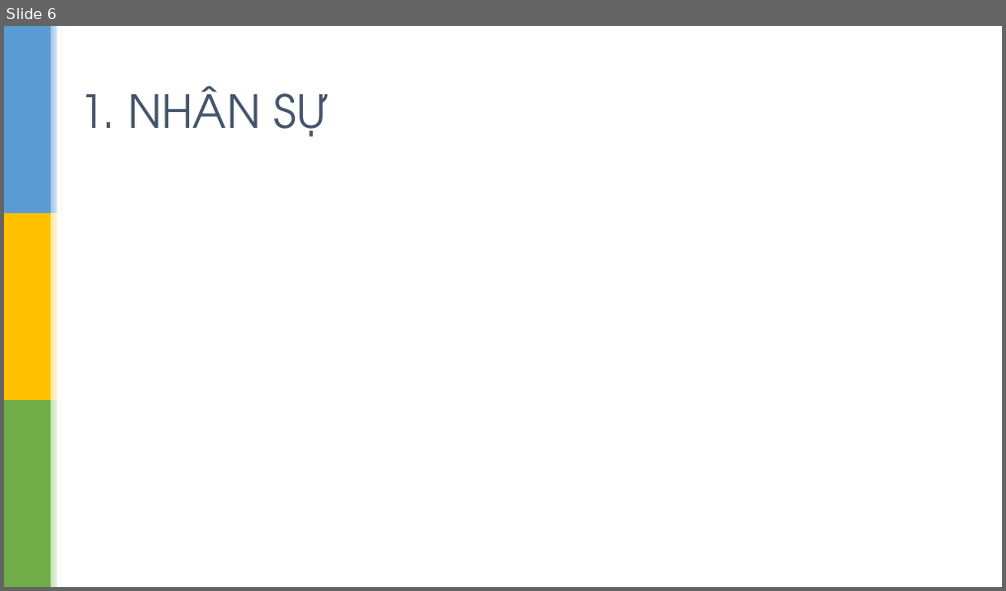
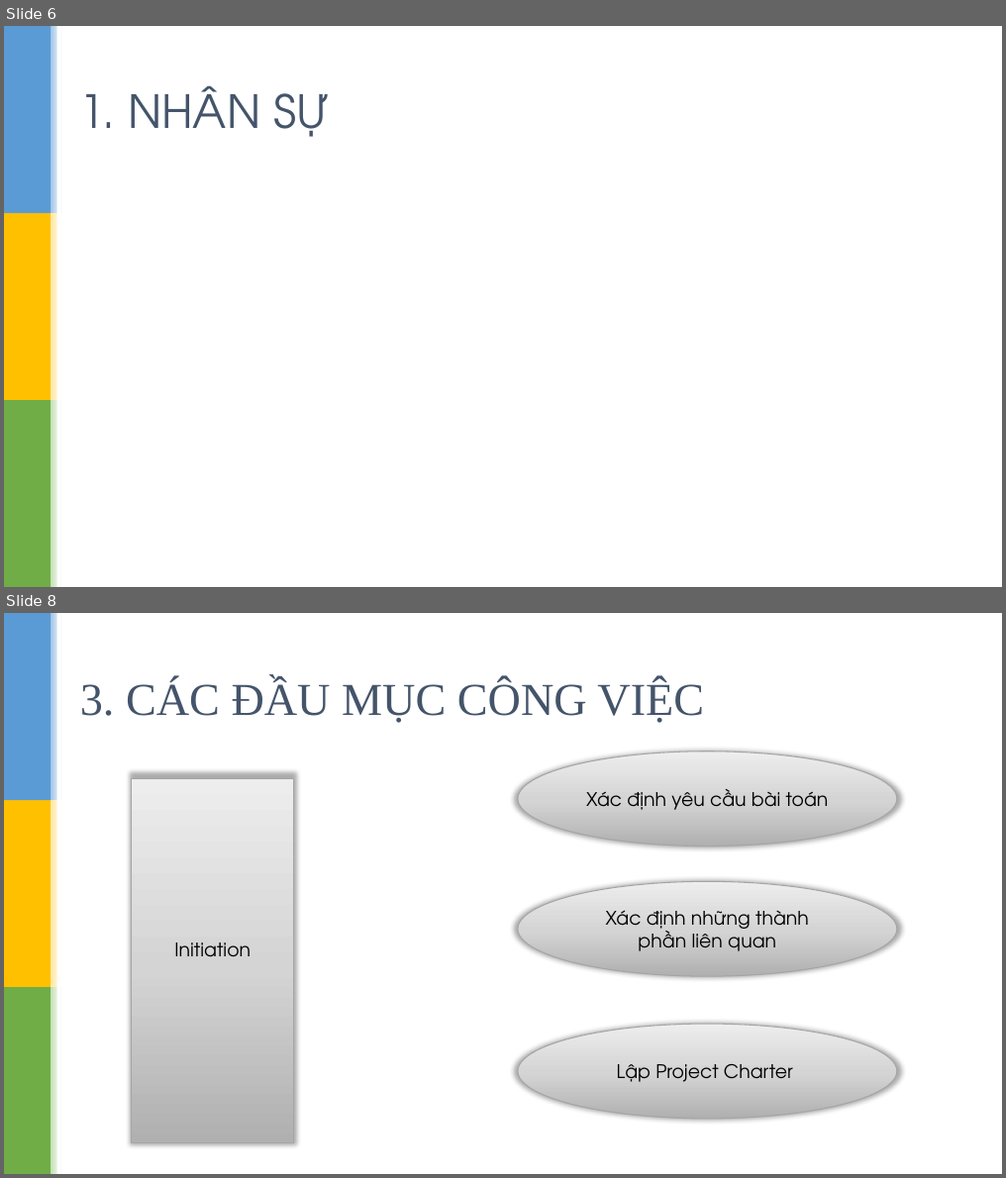
Before and after one commit to sondc/SWM_Project, a slide deck: Document/Slide_Project.pptx. Shown one above the other, each under a label of ours: slide 6 before the commit, slides 6 and 8 after it; the slides between them are not shown. The pictures are 1006x591 and 1006x1178 pixels, drawn with LibreOffice and Linux fonts; fonts in the diff are those of the drawing; background and template pictures are left out. Boxes give left, top, right and bottom in pixels: in the first picture for what was removed or moved away, otherwise in the second. Text is boxed around its words. In the diff, an @@ line names an element or a change of style, - is before the commit and + after.

Commit message:
Add phần 3 các giai đoạn dự án

```diff
--- a/Document/Slide_Project.pptx
+++ b/Document/Slide_Project.pptx
@@ slide 8 added at (4,613,1002,1174), background picture (left out); not listed: 7 template elements that a slide beside it also shows @@
@@ title added at (80,679,704,723), 44 pt, text #44546A @@
+3. CÁC ĐẦU MỤC CÔNG VIỆC
@@ ellipse added at (518,752,897,847), fill gradient #B1B1B1 to #D5D5D5 to #EDEDED, outline #A5A5A5 1 pt, 18 pt, text #000000 @@
+Xác định yêu cầu bài toán
@@ rectangle added at (132,778,294,1143), fill gradient #B1B1B1 to #D5D5D5 to #EDEDED, outline #A5A5A5 1 pt, 18 pt, text #000000 @@
+Initiation
@@ ellipse added at (518,881,897,977), fill gradient #B1B1B1 to #D5D5D5 to #EDEDED, outline #A5A5A5 1 pt, 18 pt, text #000000 @@
+Xác định những thành phần liên quan
@@ ellipse added at (518,1024,897,1119), fill gradient #B1B1B1 to #D5D5D5 to #EDEDED, outline #A5A5A5 1 pt, 18 pt, text #000000 @@
+Lập Project Charter
```
Also in this commit, not shown: 2 slides changed, 3 other slides added, 1 slide removed.
